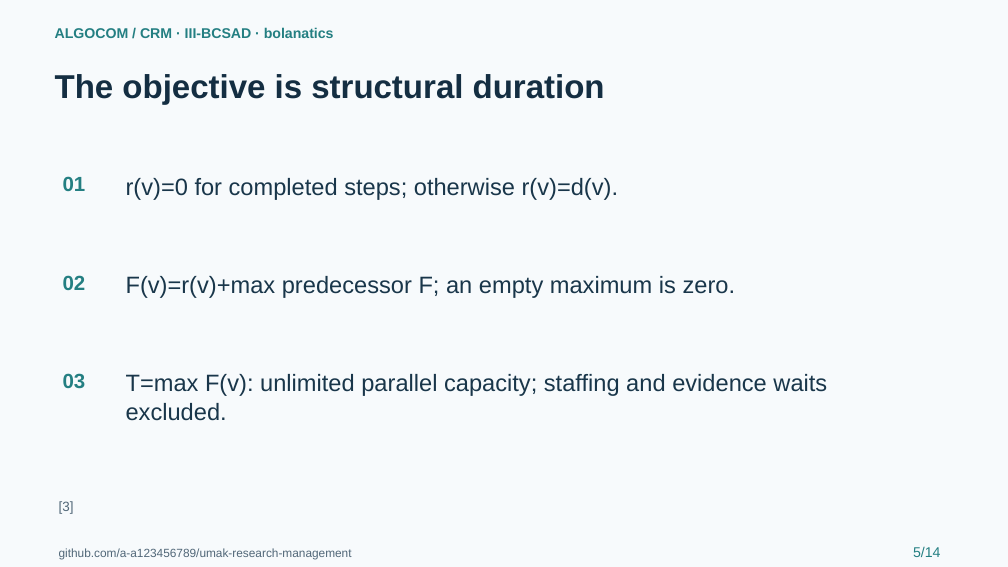
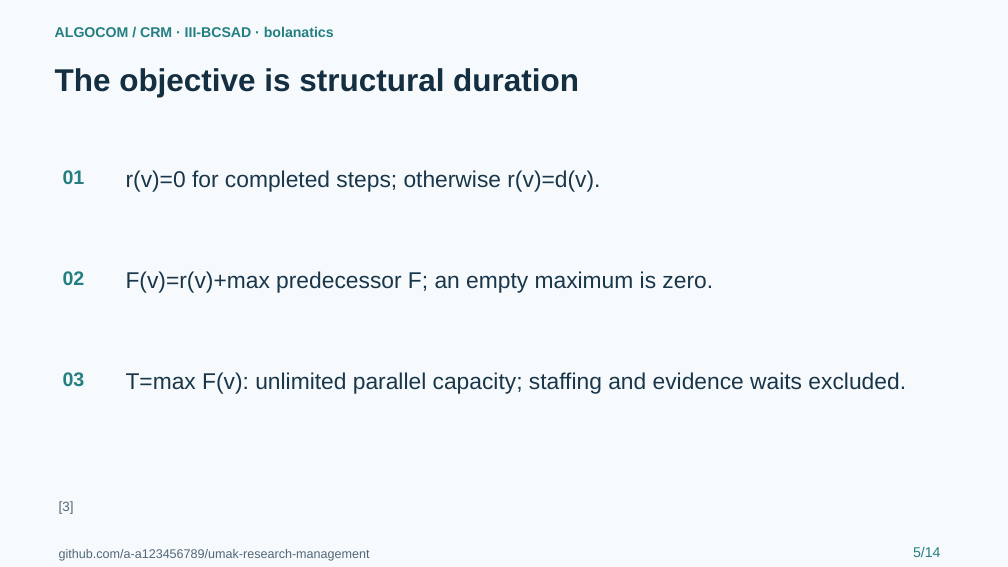
Before and after one commit to a-a123456789/umak-research-management, a slide deck: slide 5 of submissions/ALGOCOM_Defense.pptx. Drawn at 1008x567 pixels with LibreOffice and Linux fonts; fonts in the diff are those of the drawing. Boxes give left, top, right and bottom in pixels: in the first picture for what was removed or moved away, otherwise in the second. Text is boxed around its words. In the diff, an @@ line names an element or a change of style, - is before the commit and + after.

```diff
--- a/submissions/ALGOCOM_Defense.pptx
+++ b/submissions/ALGOCOM_Defense.pptx
@@ text "The objective is structural duration" at <box>55,68,579,97</box>: size 31.5 to 30 pt @@
@@ size 19.5 to 18.8 pt in 3 elements at <box>63,372,85,386</box>, <box>63,271,85,285</box>, <box>63,170,85,184</box> @@
@@ size 22.5 to 21.8 pt in 3 elements at <box>126,372,906,394</box>, <box>126,271,713,293</box>, <box>126,170,600,192</box> @@
@@ text "github.com/a-a123456789/umak-research-management" at <box>59,549,370,561</box>: size 11.2 to 12 pt @@
```
Also in this commit, not shown: 10 other slides changed, 3 slides added, 3 slides removed, 47 other files.
